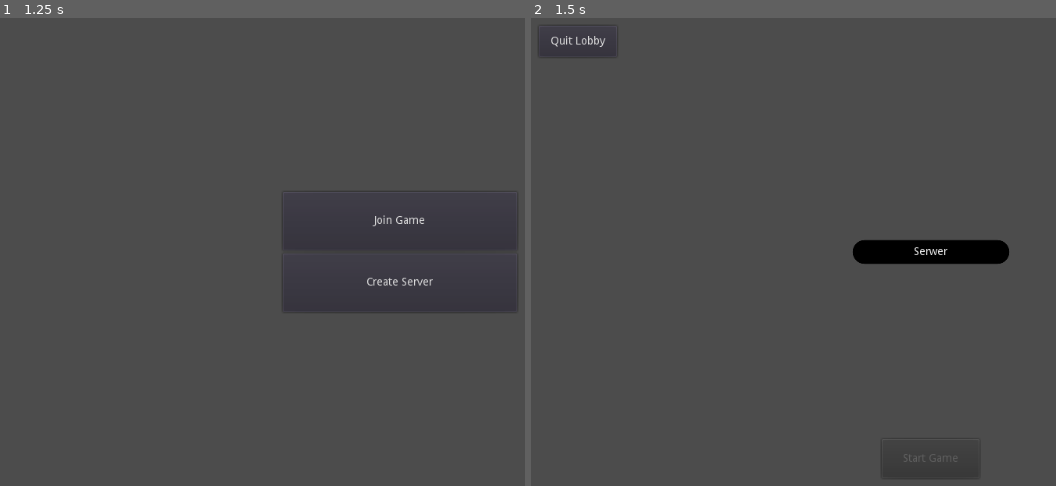
Above: before the commit, frames 1-2 (left to right).
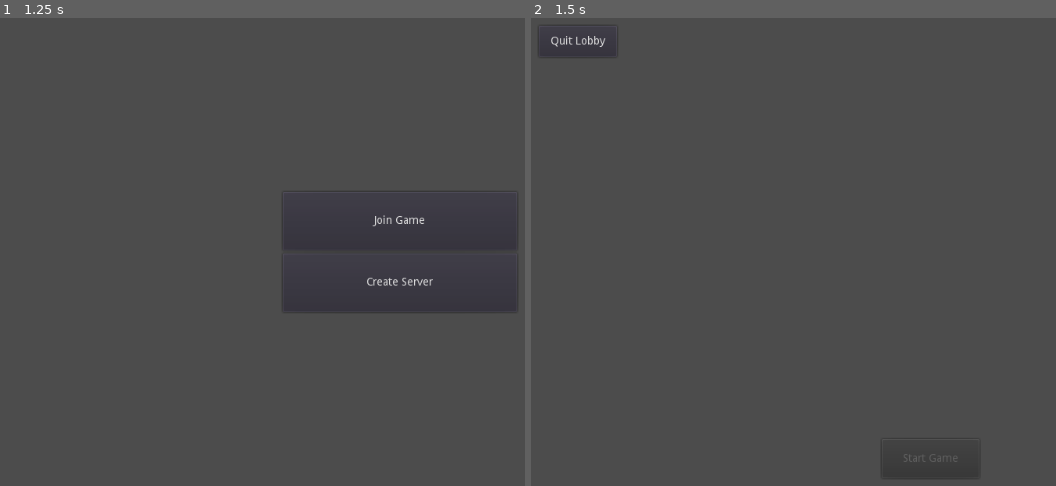
Above: after the commit, the same moments.

Repository: michalbie/Spinningeddon
Game: Godot game, scene res://Scenes/Main.tscn
The game is run twice, just before and just after one commit, with the same random seed, the same clock (stepped at 60 frames per second) and the same inputs.
Inputs (mouse positions are in pixels of both pictures, inside the frame that each line leads up to):
- Up to frame 1 (1.25 s): tap Enter at 0.5 s; move the mouse to (outside the picture) at 0.52 s
- Up to frame 2 (1.5 s): click "Create Server" at 1.25 s

Frame 1 is identical in both runs. In frame 2, 1.5% of the frame differs, in the area x 61-92%, y 47-53%.

Commit message:
Fix duplicated players in lobby and still standing
Now players don't duplicate them in lobby after joining again. They are also able to stand still when mouse is over them.

Diff:
--- a/Entities/Character/Character.gd
+++ b/Entities/Character/Character.gd
@@ -17,7 +17,7 @@
 
 func handle_inputs(delta):
 	var mouse_pos = get_viewport().get_mouse_position()
-	var player_input = {"mouse_pos": mouse_pos, "delta": delta}
+	var player_input = {"mouse_pos": mouse_pos, "delta": delta, "inside_circle": inside_circle}
 	emit_signal("input_ready", player_input)
 
 func _on_player_update_ready(id, player_info):
@@ -30,9 +30,10 @@
 	for player_id in players_info:
 		get_parent().get_node(str(player_id)).position = players_info[player_id]["position"]
 
+
 func _on_StandingCircle_mouse_entered():
 	inside_circle = true
-	print("entered")
+
 
 func _on_StandingCircle_mouse_exited():
 	inside_circle = false
--- a/Entities/Character/Character.tscn
+++ b/Entities/Character/Character.tscn
@@ -5,9 +5,6 @@
 [node name="Character" type="KinematicBody2D"]
 script = ExtResource( 1 )
 move_speed = 300
-rotate_cooldown = 5.0
-rotate_speed = 5
-bullet_speed = 600
 
 [node name="Rifle" type="Sprite" parent="."]
 
@@ -23,4 +20,6 @@
 
 [node name="RotateCooldown" type="Timer" parent="."]
 wait_time = 10.0
+[connection signal="mouse_entered" from="Body/StandingCircle" to="." method="_on_StandingCircle_mouse_entered"]
+[connection signal="mouse_exited" from="Body/StandingCircle" to="." method="_on_StandingCircle_mouse_exited"]
 [connection signal="timeout" from="RotateCooldown" to="." method="RotateCooldown_timeout"]
--- a/Entities/Character/Player/Player.tscn
+++ b/Entities/Character/Player/Player.tscn
@@ -5,7 +5,7 @@
 [ext_resource path="res://Entities/Character/assets/rifle.png" type="Texture" id=3]
 
 [sub_resource type="CircleShape2D" id=1]
-radius = 13.7262
+radius = 18.9905
 
 [sub_resource type="CircleShape2D" id=2]
 radius = 37.0
@@ -30,5 +30,3 @@
 
 [node name="CollisionShape2D" parent="." index="2"]
 shape = SubResource( 2 )
-[connection signal="mouse_entered" from="Body/StandingCircle" to="." method="_on_StandingCircle_mouse_entered"]
-[connection signal="mouse_exited" from="Body/StandingCircle" to="." method="_on_StandingCircle_mouse_exited"]
--- a/Scenes/Lobby/Lobby.gd
+++ b/Scenes/Lobby/Lobby.gd
@@ -9,6 +9,11 @@
 func _ready():
 	connect("start_game", GameManager, "prepare_game")
 	StartGameBtn_configure()
+	initialize_lobby()
+
+func initialize_lobby():
+	for id in LobbyManager.players:
+		add_item(LobbyManager.players[id])
 
 func StartGameBtn_configure():
 	if !scene_tree.is_network_server():
@@ -30,9 +35,8 @@
 
 func _on_QuitLobbyBtn_pressed():
 	scene_tree.change_scene("res://Scenes/MainMenu/MainMenu.tscn")
-	LobbyManager.disconnect_from_server(scene_tree.get_network_unique_id())
-	queue_free()
-
+	LobbyManager.disconnect_me()
+	#queue_free()
 
 func _on_StartGameBtn_pressed():
 	print("Start!")
--- a/Scripts/GameManagement/GameManager.gd
+++ b/Scripts/GameManagement/GameManager.gd
@@ -27,21 +27,18 @@
 		player.position = Vector2(randi()%int(get_viewport().size.x), randi()%int(get_viewport().size.y))
 		connect("player_update_ready", player, "_on_player_update_ready")
 		players_info[p] = {"position": player.position}
-		print("Player spawn point: " + str(player.position))
 		get_tree().change_scene_to(world)
 
 func _on_input_ready(input):
 	rpc_unreliable_id(1, "process_input", input)
 
-remote func process_input(input):
-	var mouse_pos = input['mouse_pos']
-	var delta = input['delta']
-	update(get_tree().get_rpc_sender_id(), mouse_pos, delta)
+remote func process_input(input): #TODO bez sensu ta funkcja. Lepiej przekazywać słownik zamiast zmiennych
+	update(get_tree().get_rpc_sender_id(), input)
 
-func update(id, mouse_pos, delta):
+func update(id, input):
 	var player = get_tree().get_root().get_node("World/" + str(id))
-	var direction = mouse_pos - player.position
-	if !player.inside_circle:
-		player.position += direction.normalized() * player.move_speed * delta
+	var direction = input['mouse_pos'] - player.position
+	if input['inside_circle'] == false:
+		player.move_and_collide(direction.normalized() * player.move_speed * input['delta'])
 	var player_info = {"position": player.position}
 	emit_signal("player_update_ready", id, player_info)
--- a/Scripts/GameManagement/LobbyManager.gd
+++ b/Scripts/GameManagement/LobbyManager.gd
@@ -26,7 +26,6 @@
 	peer = NetworkedMultiplayerENet.new()
 	peer.create_client(server_ip, PORT)
 	scene_tree.set_network_peer(peer)
-	#peer.connect("peer_connected", self, "_on_peer_connected")
 	peer.connect("peer_disconnected", self, "_on_peer_disconnected")
 	peer.connect("connection_succeeded", self, "_on_connection_succeeded")
 
@@ -35,23 +34,25 @@
 	print("Connected: " + str(id))
 
 func _on_connection_succeeded():
-	rpc_id(1, "register_player", my_name)
-	create_lobby()
+	rpc_id(1, "register_new_player", scene_tree.get_network_unique_id(), my_name)
+
+remote func register_new_player(new_id, new_player_name):
+	players[new_id] = new_player_name
+	lobby.add_item(players[new_id])
+	rpc("update_players_lobby", new_id, players)
 
 func _on_peer_disconnected(id):
-	unregister_player(players[id])
+	unregister_player(id)
 
-remote func register_player(new_player_name):
-	var sender_id = scene_tree.get_rpc_sender_id()
-	players[sender_id] = new_player_name
-	lobby.add_item(new_player_name)
-	rpc("update_player_list", sender_id, new_player_name)
-
-remote func update_player_list(id, new_player_name):
-	 players[id] = new_player_name
+remote func update_players_lobby(new_player_id, players_list):
+	players = players_list
+	if new_player_id == scene_tree.get_network_unique_id():
+		create_lobby()
+	else:
+		lobby.add_item(players[new_player_id])
 
 func unregister_player(id):
-	lobby.remove_item(id)
+	lobby.remove_item(players[id])
 	players.erase(id)
 
 func create_lobby():
@@ -60,14 +61,8 @@
 	add_child(lobby)
 	scene_tree.change_scene_to(lobby)
 
-	if !scene_tree.is_network_server(): #for server screen
-		lobby.add_item(my_name)
-
-remote func disconnect_from_server(id): #refactorize gt sender rpc id
-	if scene_tree.is_network_server():
-		if id != 1:
-			scene_tree.get_network_peer().disconnect_peer(id, true)
-		else:
-			scene_tree.network_peer = null #when server quits the lobby its removing server
-	else:
-		rpc_id(1, "disconnect_from_server", scene_tree.get_network_unique_id())
+func disconnect_me(): #refactorize gt sender rpc id
+	scene_tree.network_peer.close_connection()
+	scene_tree.network_peer = null
+	players.clear()
+	remove_child(lobby)
